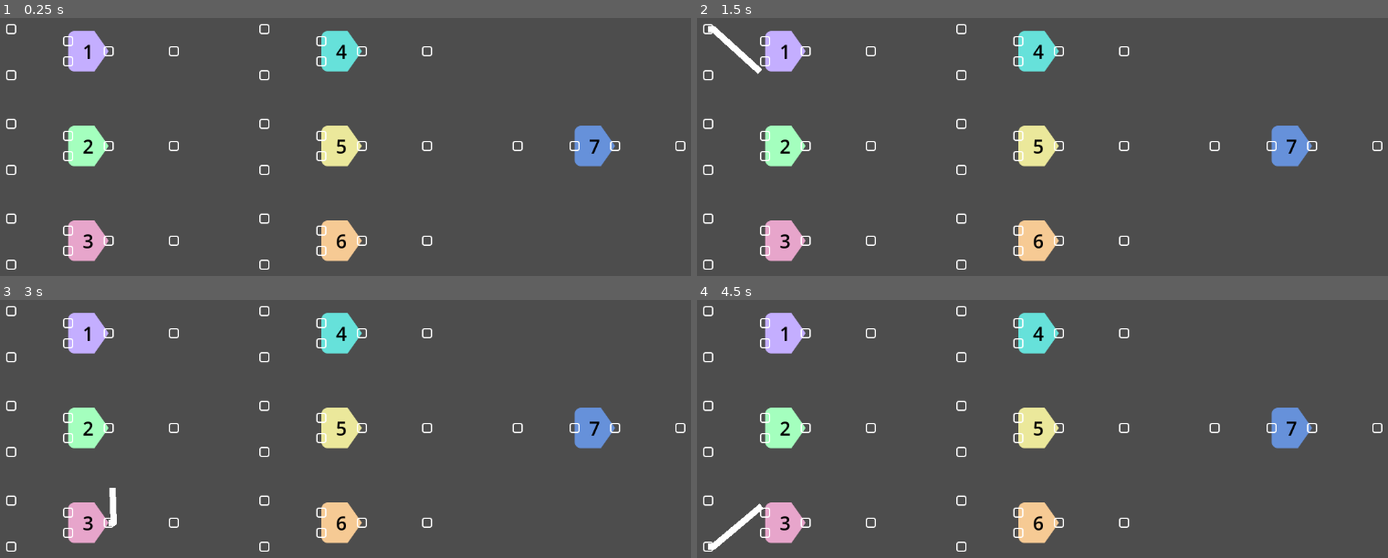
Above: before the commit, frames 1-4 (two rows, left to right).
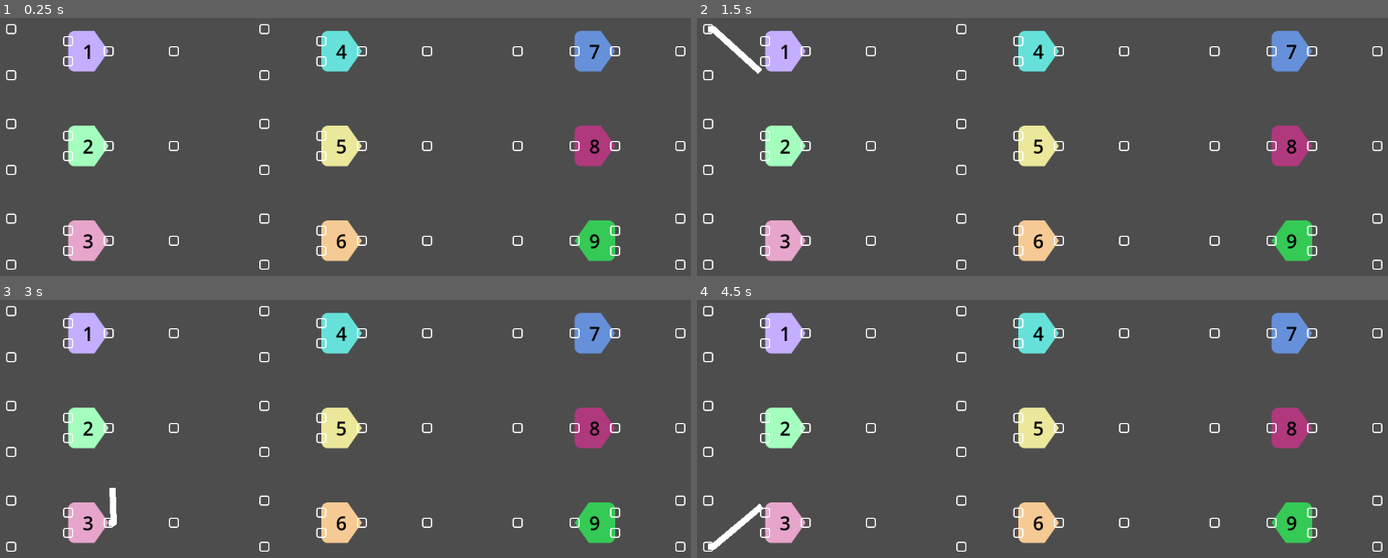
Above: after the commit, the same moments.

Repository: CUGG-2025-Puzzlers/detective-shrimp
Game: Godot game, scene res://scenes/casette_puzzle/gate_tests.tscn
The game is run twice, just before and just after one commit, with the same random seed, the same clock (stepped at 60 frames per second) and the same inputs. This scene is started directly instead of the project's main scene.
Inputs (mouse positions are in pixels of both pictures, inside the frame that each line leads up to):
- Up to frame 1 (0.25 s): no input
- Up to frame 2 (1.5 s): tap Enter at 0.5 s; drag from (807, 51) to (1111, 108) at 0.52 s; drag from (710, 28) to (outside the picture) at 1.27 s
- Up to frame 3 (3 s): move the mouse to (13, 356) at 2.02 s; click (13, 356) at 2.17 s; tap Space at 2.75 s; drag from (110, 521) to (117, 418) at 2.77 s
- Up to frame 4 (4.5 s): drag from (710, 501) to (1070, 478) at 3.52 s; drag from (710, 547) to (925, 377) at 4.27 s

The runs differ from the first frame. In frame 1, 2.5% of the frame differs, in the area x 74-100%, y 4-98%; in frame 2, 2.5%; in frame 3, 2.5%; in frame 4, 2.5%.

Commit message:
Created Relay and Splitter gates

Diff:
--- a/scenes/casette_puzzle/gate_tests.tscn
+++ b/scenes/casette_puzzle/gate_tests.tscn
@@ -9,6 +9,8 @@
 [ext_resource type="PackedScene" uid="uid://cyi8enbwjas5f" path="res://scenes/casette_puzzle/xor_gate.tscn" id="7_nv61p"]
 [ext_resource type="PackedScene" uid="uid://bt327g5yqnw88" path="res://scenes/casette_puzzle/xnor_gate.tscn" id="8_uec5i"]
 [ext_resource type="PackedScene" uid="uid://brtj6y84xuyc0" path="res://scenes/casette_puzzle/not_gate.tscn" id="9_m6fgy"]
+[ext_resource type="PackedScene" uid="uid://dvwbe6v72jqgb" path="res://scenes/casette_puzzle/relay_gate.tscn" id="10_13hfl"]
+[ext_resource type="PackedScene" uid="uid://cu3elfl8n7fub" path="res://scenes/casette_puzzle/splitter_gate.tscn" id="11_xl8bn"]
 
 [node name="Gate Tests" type="Node2D"]
 
@@ -242,36 +244,111 @@
 metadata/_edit_use_anchors_ = true
 
 [node name="NOT Test" type="Node2D" parent="."]
+position = Vector2(850, 50)
+
+[node name="NOT Gate" parent="NOT Test" instance=ExtResource("9_m6fgy")]
+offset_left = 98.0
+offset_top = 11.0
+offset_right = 162.0
+offset_bottom = 75.0
+
+[node name="Label7" type="Label" parent="NOT Test/NOT Gate"]
+layout_mode = 1
+anchors_preset = 15
+anchor_right = 1.0
+anchor_bottom = 1.0
+grow_horizontal = 2
+grow_vertical = 2
+theme_override_colors/font_color = Color(0, 0, 0, 1)
+theme_override_font_sizes/font_size = 30
+text = "7"
+horizontal_alignment = 1
+vertical_alignment = 1
+metadata/_edit_use_anchors_ = true
+
+[node name="Wire" parent="NOT Test" instance=ExtResource("2_x2hrl")]
+offset_top = 35.0
+offset_bottom = 51.0
+metadata/_edit_use_anchors_ = true
+
+[node name="Gate Input" parent="NOT Test" instance=ExtResource("3_3hsje")]
+offset_left = 257.0
+offset_top = 35.0
+offset_right = 273.0
+offset_bottom = 51.0
+metadata/_edit_use_anchors_ = true
+
+[node name="Relay Test" type="Node2D" parent="."]
 position = Vector2(850, 200)
 
-[node name="NOT Gate" parent="NOT Test" instance=ExtResource("9_m6fgy")]
-offset_left = 98.0
-offset_top = 11.0
-offset_right = 162.0
-offset_bottom = 75.0
-
-[node name="Label7" type="Label" parent="NOT Test/NOT Gate"]
-layout_mode = 1
-anchors_preset = 15
-anchor_right = 1.0
-anchor_bottom = 1.0
-grow_horizontal = 2
-grow_vertical = 2
-theme_override_colors/font_color = Color(0, 0, 0, 1)
-theme_override_font_sizes/font_size = 30
-text = "7"
-horizontal_alignment = 1
-vertical_alignment = 1
-metadata/_edit_use_anchors_ = true
-
-[node name="Wire" parent="NOT Test" instance=ExtResource("2_x2hrl")]
-offset_top = 35.0
-offset_bottom = 51.0
-metadata/_edit_use_anchors_ = true
-
-[node name="Gate Input" parent="NOT Test" instance=ExtResource("3_3hsje")]
-offset_left = 257.0
-offset_top = 35.0
-offset_right = 273.0
-offset_bottom = 51.0
-metadata/_edit_use_anchors_ = true
+[node name="Relay Gate" parent="Relay Test" instance=ExtResource("10_13hfl")]
+offset_left = 98.0
+offset_top = 11.0
+offset_right = 162.0
+offset_bottom = 75.0
+
+[node name="Label8" type="Label" parent="Relay Test/Relay Gate"]
+layout_mode = 1
+anchors_preset = 15
+anchor_right = 1.0
+anchor_bottom = 1.0
+grow_horizontal = 2
+grow_vertical = 2
+theme_override_colors/font_color = Color(0, 0, 0, 1)
+theme_override_font_sizes/font_size = 30
+text = "8"
+horizontal_alignment = 1
+vertical_alignment = 1
+metadata/_edit_use_anchors_ = true
+
+[node name="Wire" parent="Relay Test" instance=ExtResource("2_x2hrl")]
+offset_top = 35.0
+offset_bottom = 51.0
+metadata/_edit_use_anchors_ = true
+
+[node name="Gate Input" parent="Relay Test" instance=ExtResource("3_3hsje")]
+offset_left = 257.0
+offset_top = 35.0
+offset_right = 273.0
+offset_bottom = 51.0
+metadata/_edit_use_anchors_ = true
+
+[node name="Splitter Test" type="Node2D" parent="."]
+position = Vector2(850, 350)
+
+[node name="Splitter Gate" parent="Splitter Test" instance=ExtResource("11_xl8bn")]
+offset_left = 98.0
+offset_top = 11.0
+offset_right = 162.0
+offset_bottom = 75.0
+
+[node name="Label9" type="Label" parent="Splitter Test/Splitter Gate"]
+layout_mode = 1
+anchors_preset = 15
+anchor_right = 1.0
+anchor_bottom = 1.0
+grow_horizontal = 2
+grow_vertical = 2
+theme_override_colors/font_color = Color(0, 0, 0, 1)
+theme_override_font_sizes/font_size = 30
+text = "9"
+horizontal_alignment = 1
+vertical_alignment = 1
+metadata/_edit_use_anchors_ = true
+
+[node name="Wire" parent="Splitter Test" instance=ExtResource("2_x2hrl")]
+offset_top = 35.0
+offset_bottom = 51.0
+metadata/_edit_use_anchors_ = true
+
+[node name="Gate Input" parent="Splitter Test" instance=ExtResource("3_3hsje")]
+offset_left = 257.0
+offset_right = 273.0
+metadata/_edit_use_anchors_ = true
+
+[node name="Gate Input2" parent="Splitter Test" instance=ExtResource("3_3hsje")]
+offset_left = 257.0
+offset_top = 73.0
+offset_right = 273.0
+offset_bottom = 89.0
+metadata/_edit_use_anchors_ = true
--- /dev/null
+++ b/scenes/casette_puzzle/relay_gate.tscn
@@ -0,0 +1,37 @@
+[gd_scene load_steps=5 format=3 uid="uid://dvwbe6v72jqgb"]
+
+[ext_resource type="Texture2D" uid="uid://b01tl21uouprl" path="res://textures/gate_shape_1.png" id="1_fiho3"]
+[ext_resource type="Script" uid="uid://bymq8204mu8pf" path="res://scripts/casette_puzzle/relay_gate.gd" id="2_fiho3"]
+[ext_resource type="PackedScene" uid="uid://d1r8sisc3ep03" path="res://scenes/casette_puzzle/gate_input.tscn" id="3_d7ryy"]
+[ext_resource type="PackedScene" uid="uid://d3h5vir0t0o3f" path="res://scenes/casette_puzzle/wire.tscn" id="4_i6kap"]
+
+[node name="Relay Gate" type="TextureRect" node_paths=PackedStringArray("inputs", "output")]
+self_modulate = Color(0.6901961, 0.22352941, 0.49411765, 1)
+offset_right = 40.0
+offset_bottom = 40.0
+texture = ExtResource("1_fiho3")
+script = ExtResource("2_fiho3")
+inputs = [NodePath("Gate Input")]
+output = NodePath("Output")
+
+[node name="Gate Input" parent="." instance=ExtResource("3_d7ryy")]
+layout_mode = 0
+offset_left = -8.0
+offset_top = 24.0
+offset_right = 8.0
+offset_bottom = 40.0
+
+[node name="Output" parent="." instance=ExtResource("4_i6kap")]
+layout_mode = 1
+anchors_preset = 6
+anchor_left = 1.0
+anchor_top = 0.5
+anchor_right = 1.0
+anchor_bottom = 0.5
+offset_left = -8.0
+offset_top = -8.0
+offset_right = 8.0
+offset_bottom = 8.0
+grow_horizontal = 0
+grow_vertical = 2
+pivot_offset = Vector2(8, 8)
--- /dev/null
+++ b/scenes/casette_puzzle/splitter_gate.tscn
@@ -0,0 +1,54 @@
+[gd_scene load_steps=5 format=3 uid="uid://cu3elfl8n7fub"]
+
+[ext_resource type="Texture2D" uid="uid://b01tl21uouprl" path="res://textures/gate_shape_1.png" id="1_a3e84"]
+[ext_resource type="Script" uid="uid://onkw0wathqf3" path="res://scripts/casette_puzzle/splitter_gate.gd" id="2_a3e84"]
+[ext_resource type="PackedScene" uid="uid://d1r8sisc3ep03" path="res://scenes/casette_puzzle/gate_input.tscn" id="3_ir86c"]
+[ext_resource type="PackedScene" uid="uid://d3h5vir0t0o3f" path="res://scenes/casette_puzzle/wire.tscn" id="4_telbk"]
+
+[node name="Splitter Gate" type="TextureRect" node_paths=PackedStringArray("outputs", "inputs", "output")]
+self_modulate = Color(0.20784314, 0.7921569, 0.3372549, 1)
+offset_right = 40.0
+offset_bottom = 40.0
+texture = ExtResource("1_a3e84")
+flip_h = true
+script = ExtResource("2_a3e84")
+outputs = [NodePath("Output 2")]
+inputs = [NodePath("Gate Input")]
+output = NodePath("Output 1")
+
+[node name="Gate Input" parent="." instance=ExtResource("3_ir86c")]
+layout_mode = 0
+offset_left = -8.0
+offset_top = 24.0
+offset_right = 8.0
+offset_bottom = 40.0
+
+[node name="Output 1" parent="." instance=ExtResource("4_telbk")]
+layout_mode = 1
+anchors_preset = 6
+anchor_left = 1.0
+anchor_top = 0.5
+anchor_right = 1.0
+anchor_bottom = 0.5
+offset_left = -8.0
+offset_top = -24.0
+offset_right = 8.0
+offset_bottom = -8.0
+grow_horizontal = 0
+grow_vertical = 2
+pivot_offset = Vector2(8, 8)
+
+[node name="Output 2" parent="." instance=ExtResource("4_telbk")]
+layout_mode = 1
+anchors_preset = 6
+anchor_left = 1.0
+anchor_top = 0.5
+anchor_right = 1.0
+anchor_bottom = 0.5
+offset_left = -8.0
+offset_top = 8.0
+offset_right = 8.0
+offset_bottom = 24.0
+grow_horizontal = 0
+grow_vertical = 2
+pivot_offset = Vector2(8, 8)
--- /dev/null
+++ b/scripts/casette_puzzle/relay_gate.gd
@@ -0,0 +1,17 @@
+class_name RelayGate
+extends Gate
+
+# Evaluates the Relay gate
+func evaluate() -> void:
+	# Nullifies output if more than 1 input
+	if inputs.size() > 1:
+		output.change_state(null)
+		return
+
+	# Nullfies output if input is null
+	if has_null_connection():
+		output.change_state(null)
+		return
+
+	# Set output to same as input
+	output.change_state(inputs[0].wire.state)
--- /dev/null
+++ b/scripts/casette_puzzle/splitter_gate.gd
@@ -0,0 +1,22 @@
+class_name SplitterGate
+extends Gate
+
+@export var outputs: Array[Wire]
+
+# Evaluates the Splitter gate
+func evaluate() -> void:
+	# Nullifies output if more than 1 input
+	if inputs.size() > 1:
+		output.change_state(null)
+		return
+
+	# Nullfies output if input is null
+	if has_null_connection():
+		output.change_state(null)
+		return
+
+	# Set outputs to same as input
+	var state = inputs[0].wire.state
+	output.change_state(state)
+	for wire in outputs:
+		wire.change_state(state)
Not shown: 1 places in scenes/casette_puzzle/gate_tests.tscn that only renumber resources
Not shown, added: scripts/casette_puzzle/relay_gate.gd.uid
Not shown, added: scripts/casette_puzzle/splitter_gate.gd.uid
